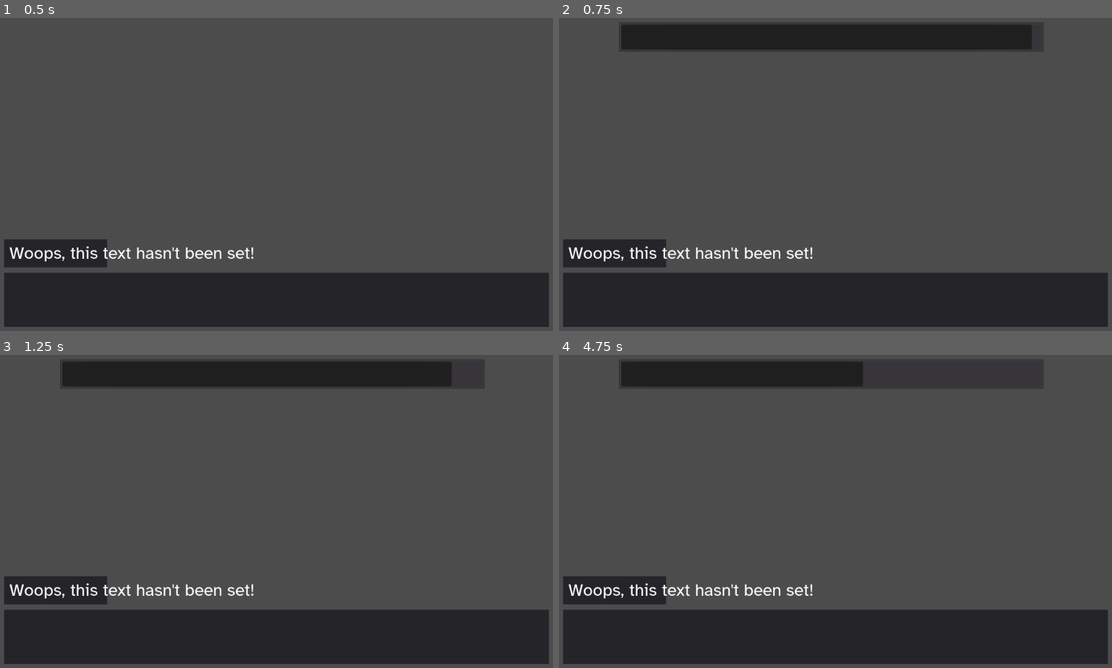
Above: before the commit, frames 1-4 (two rows, left to right).
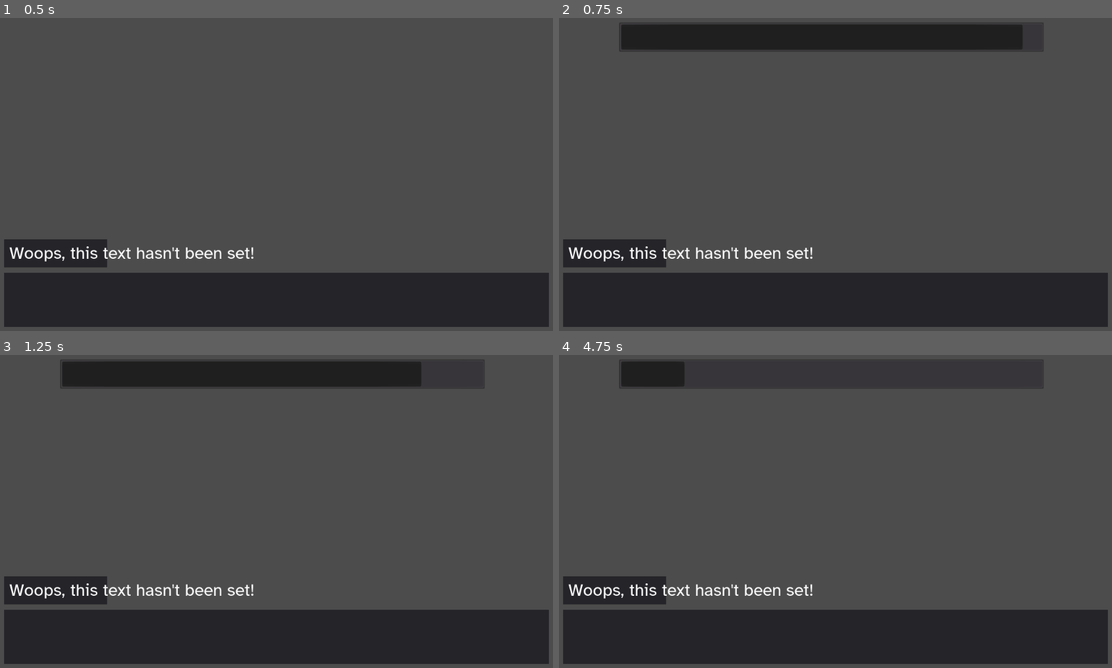
Above: after the commit, the same moments.

Repository: xuvatilavv/WillowTappingGame
Game: Godot game, scene res://scenes/MultipleChoiceScene.tscn
Same seed, same stepped clock (60 frames per second), same inputs: the game is played once before the commit and once after it. This scene is started directly instead of the project's main scene.
Inputs:
- Up to frame 1 (0.5 s): no input
- Up to frame 2 (0.75 s): tap Enter (ui_accept) at 0.5 s
- Up to frame 3 (1.25 s): tap Enter (ui_accept) at 0.77 s
- Up to frame 4 (4.75 s): tap Enter (ui_accept) at 1.52, 3.02, 3.77, 4.52 s

Frame 1 is identical in both runs. In frame 2, 0.1% of the frame differs, in the area x 83-86%, y 2-10%; in frame 3, 0.4%; in frame 4, 2.5%, in the area x 22-55%, y 2-10%.
Error in both runs: Invalid get index 'image' (on base: 'Dictionary'). (res://scenes/MultipleChoiceScene.gd:14)

Commit message:
Shorten knock response time

Diff:
--- a/scenes/MultipleChoiceScene.tscn
+++ b/scenes/MultipleChoiceScene.tscn
@@ -23,7 +23,7 @@
 percent_visible = false
 
 [node name="InputTimer" type="Timer" parent="."]
-wait_time = 10.0
+wait_time = 5.0
 one_shot = true
 
 [connection signal="messages_finished" from="DialogHud" to="." method="_on_DialogHud_messages_finished"]
